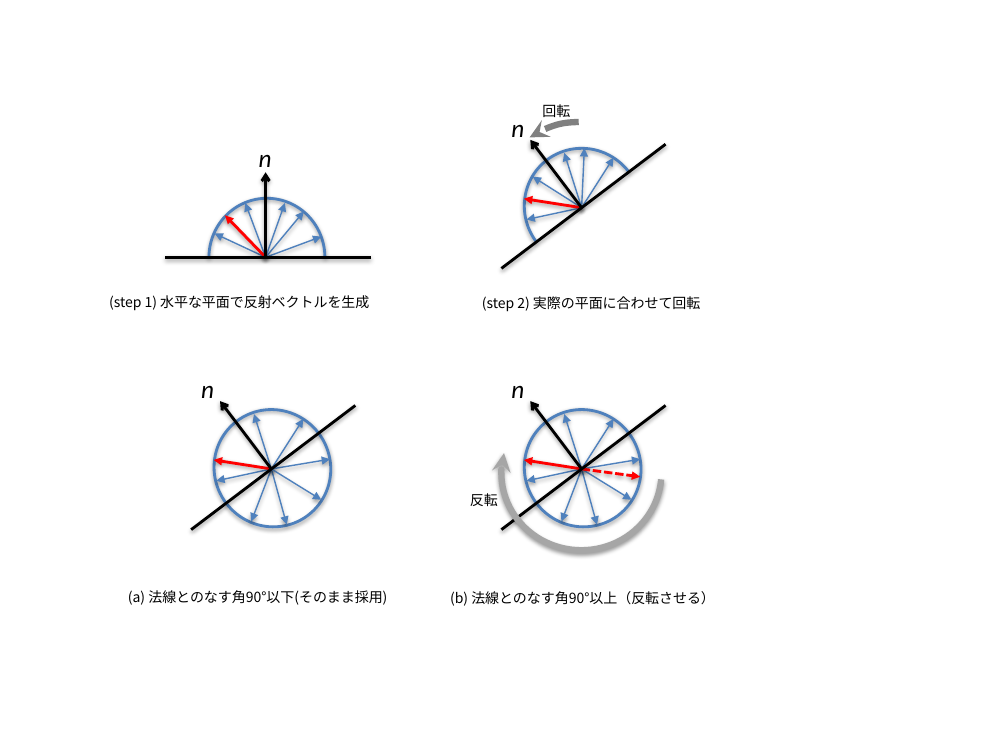
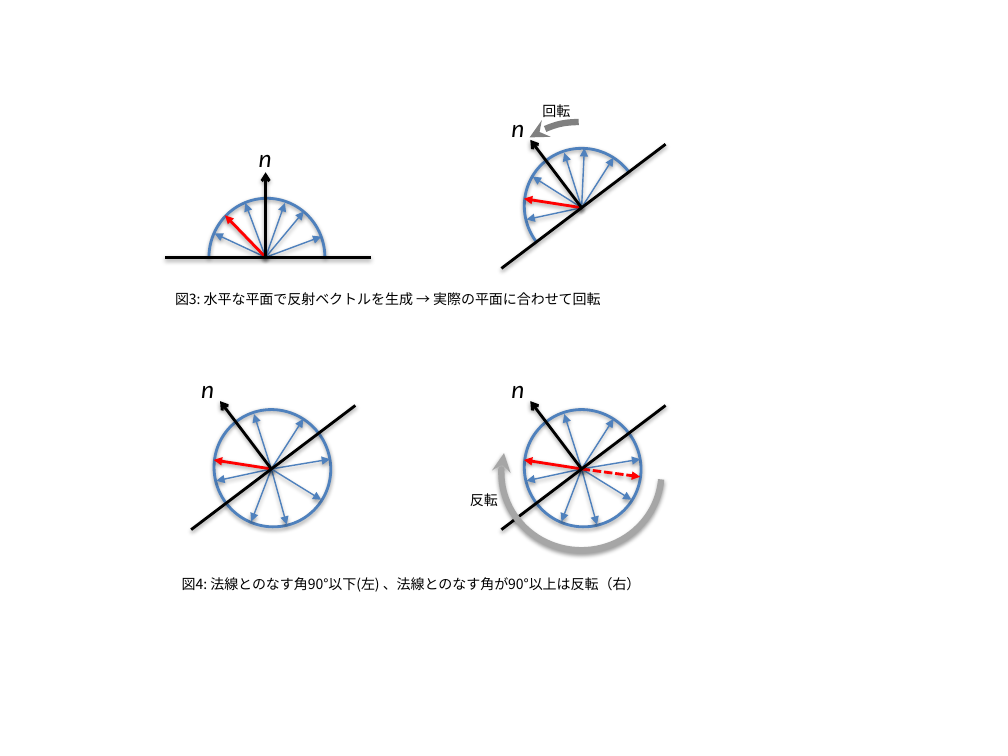
Before and after one commit to eijian/blog, a slide deck: slide 2 of articles/201706/figure-20170616.pptx (slide 1 before the commit). Drawn at 1008x756 pixels with LibreOffice and Linux fonts; fonts in the diff are those of the drawing. Boxes give left, top, right and bottom in pixels: in the first picture for what was removed or moved away, otherwise in the second. Text is boxed around its words. In the diff, an @@ line names an element or a change of style, - is before the commit and + after.

```diff
--- a/articles/201706/figure-20170616.pptx
+++ b/articles/201706/figure-20170616.pptx
@@ text at (x1=175, y1=292, x2=600, y2=305): text changed @@
-(step 1) 水平な平面で反射ベクトルを生成
+図3: 水平な平面で反射ベクトルを生成 → 実際の平面に合わせて回転
@@ text removed at (x1=482, y1=296, x2=700, y2=312) @@
-(step 2) 実際の平面に合わせて回転
@@ text at (x1=182, y1=577, x2=641, y2=592): text changed @@
-(a) 法線とのなす角90°以下(そのまま採用)
+図4: 法線とのなす角90°以下(左) 、法線とのなす角が90°以上は反転（右）
@@ text removed at (x1=450, y1=591, x2=715, y2=606) @@
-(b) 法線とのなす角90°以上（反転させる）
```
Also in this commit, not shown: 2 other slides changed, 3 slides added, 17 other files.
